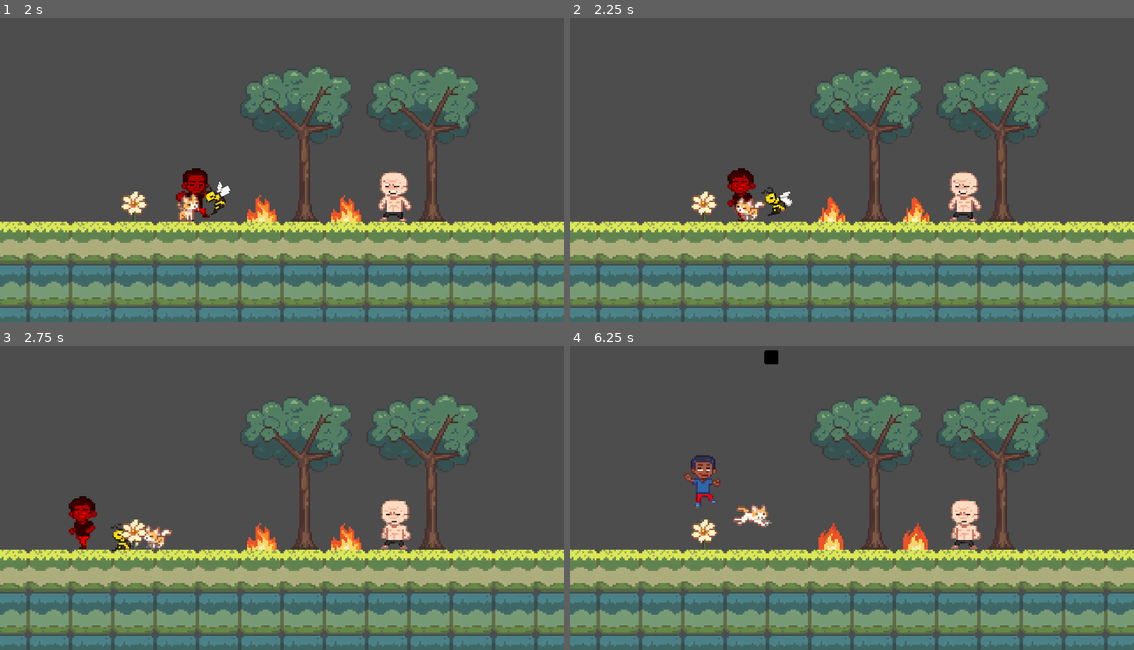
Above: before the commit, frames 1-4 (two rows, left to right).
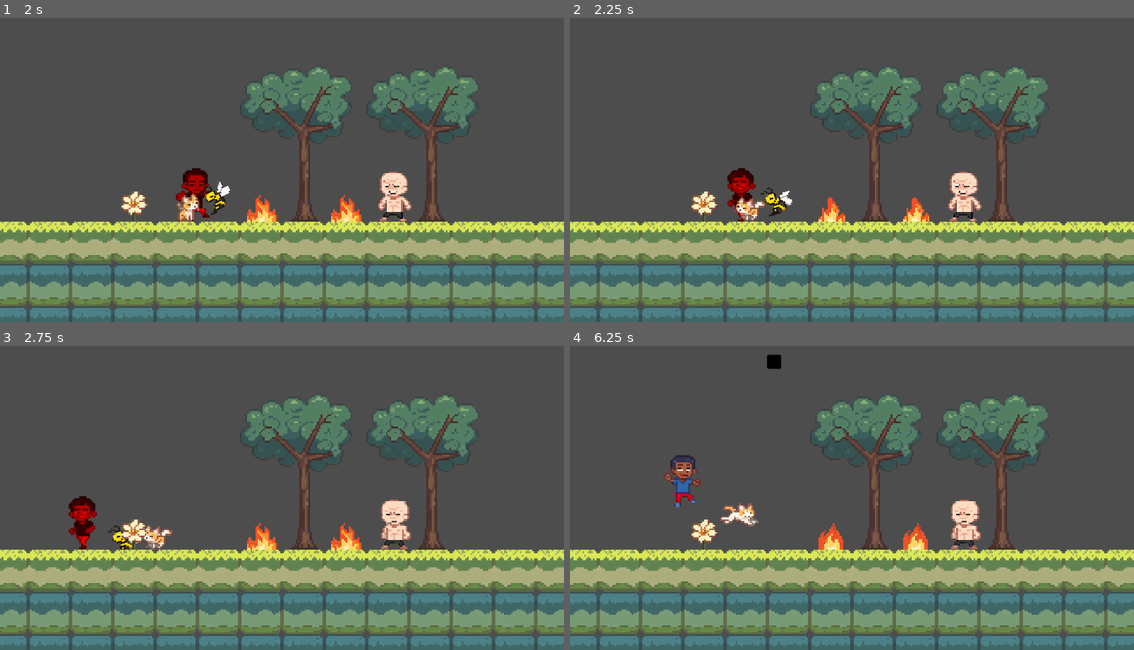
Above: after the commit, the same moments.

Repository: codenergy-dev/maricagamesjam2025_codenergy
Game: Godot game, scene res://scenes/game.tscn
The game is run twice, just before and just after one commit, with the same random seed, the same clock (stepped at 60 frames per second) and the same inputs. The engine's default icon, where the game draws it, is replaced by a stand-in: a white triangle on a blue panel in a dark square.
Inputs:
- Up to frame 1 (2 s): tap Enter (ui_accept) at 0.5, 0.77, 1.52 s; hold Right (ui_right) from 0.53 s (still down)
- Up to frame 2 (2.25 s): release Right (ui_right) at 2.03 s; hold Left (ui_left) from 2.03 s (still down)
- Up to frame 3 (2.75 s): keep holding Left (ui_left)
- Up to frame 4 (6.25 s): tap Enter (ui_accept) at 3.02, 3.77, 4.52, 6.02 s; release Left (ui_left) at 4.28 s; hold Right (ui_right) from 4.28 s (still down)

Frame 1 is identical in both runs. In frame 2, less than 0.1% of the frame differs, in the area x 33-40%, y 55-66%; in frame 3, 0.1%; in frame 4, 1.6%, in the area x 16-38%, y 1-60%.

Commit message:
Add max_tackle_count and tackle_count to tackle script

Diff:
--- a/godot/scripts/tackle.gd
+++ b/godot/scripts/tackle.gd
@@ -19,6 +19,9 @@
 var target_object = null
 var is_charging: bool = false
 
+@export var max_tackle_count = 1
+var tackle_count = 0
+
 func _ready():
 	timer.timeout.connect(_on_timer_timeout)
 
@@ -32,8 +35,11 @@
 		global_rotation = angle_to_target + rotation_offset
 		# --------------------------------
 
-	elif not is_charging:
+	elif not is_charging and tackle_count < max_tackle_count:
 		detect_target()
+
+	else:
+		lock_rotation = tackle_count >= max_tackle_count
 
 func detect_target():
 	if raycast.is_colliding():
@@ -60,3 +66,4 @@
 
 	is_charging = false
 	target_object = null
+	tackle_count += 1
